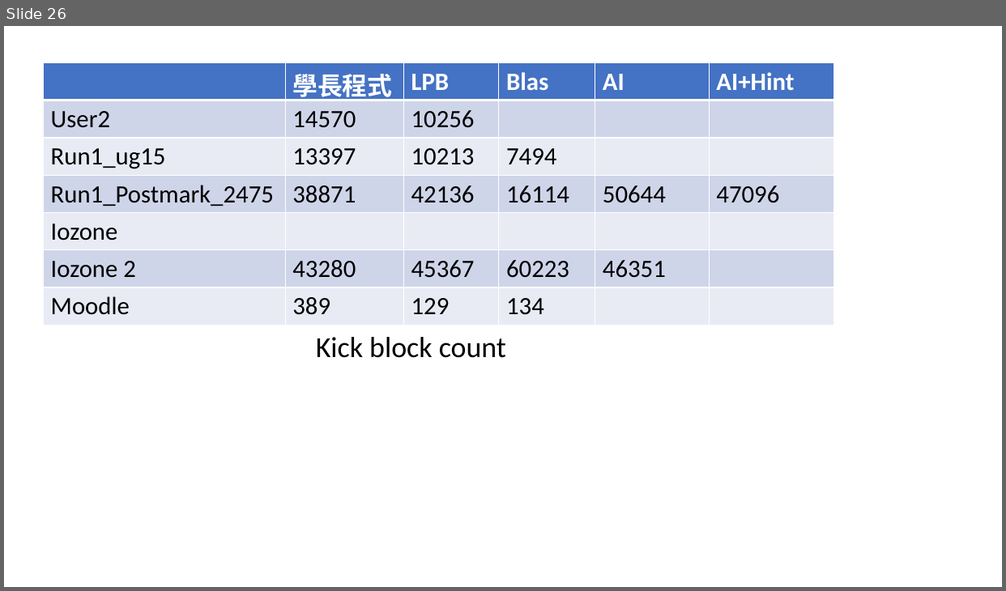
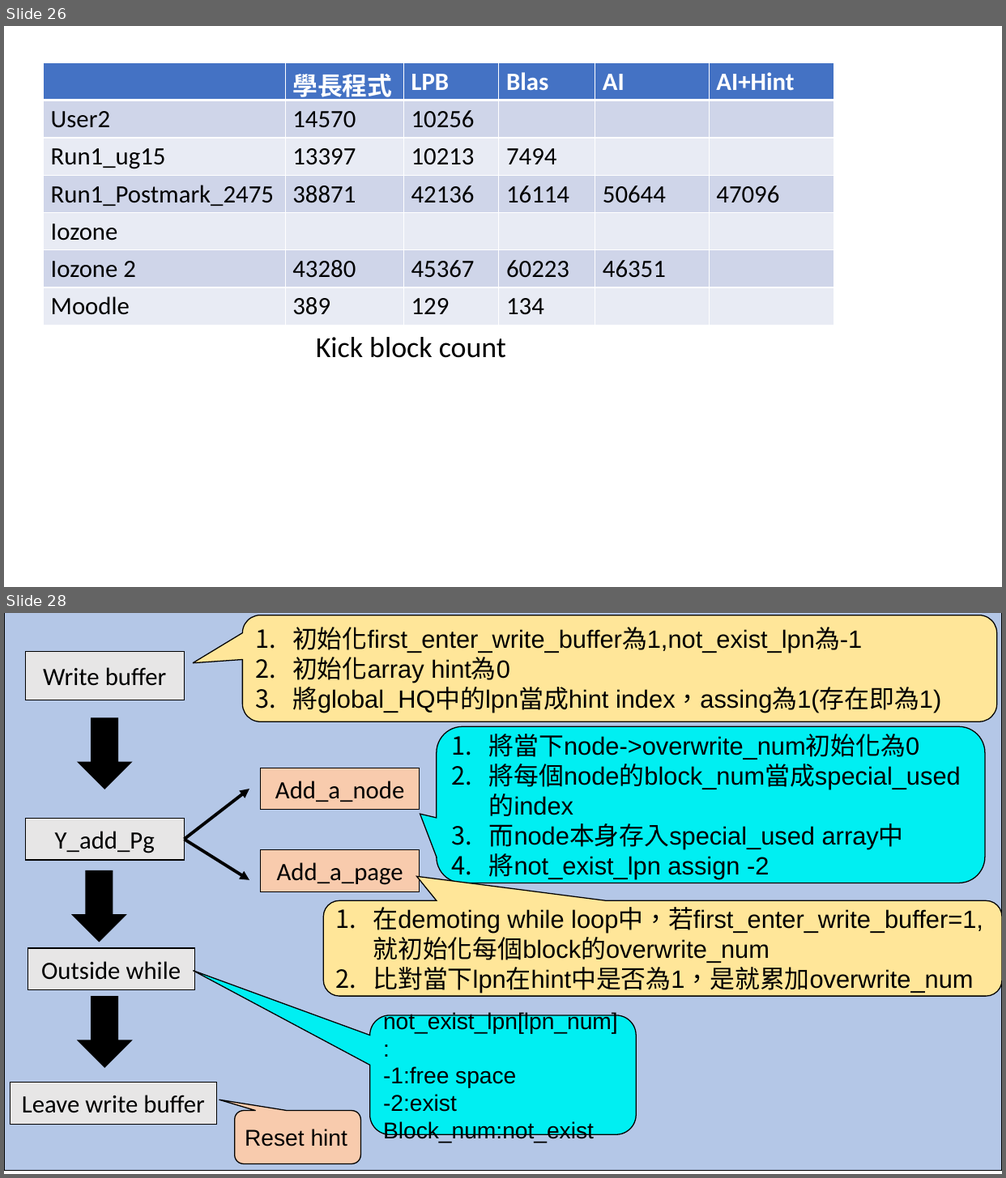
Before and after one commit to andrew841018/disksim_github, a slide deck: 論文相關/論文(插圖、實驗相關)/論文所需圖表.pptx. Shown one above the other, each under a label of ours: slide 26 before the commit, slides 26 and 28 after it; the slides between them are not shown. The pictures are 1006x591 and 1006x1178 pixels, drawn with LibreOffice and Linux fonts; fonts in the diff are those of the drawing. Boxes give left, top, right and bottom in pixels: in the first picture for what was removed or moved away, otherwise in the second. Text is boxed around its words. In the diff, an @@ line names an element or a change of style, - is before the commit and + after.

```diff
--- a/論文相關/論文(插圖、實驗相關)/論文所需圖表.pptx
+++ b/論文相關/論文(插圖、實驗相關)/論文所需圖表.pptx
@@ slide 28 added at (4,613,1002,1174), background #FFFFFF @@
@@ rectangle added at (4,613,1002,1171), fill #B4C7E7, outline #000000 1 pt @@
@@ rounded speech box added at (243,615,997,722), fill #FFE699, outline #000000 1 pt, 24 pt, text #000000 @@
+1. 初始化first_enter_write_buffer為1,not_exist_lpn為-1
+2. 初始化array hint為0
+3. 將global_HQ中的lpn當成hint index，assing為1(存在即為1)
@@ rectangle added at (25,651,184,700), fill #E7E6E6, outline #000000 1 pt, 24 pt, text #000000 @@
+Write buffer
@@ down arrow added at (78,718,131,789), fill #000000, outline #000000 1 pt @@
@@ rounded speech box added at (437,726,986,884), fill #00EFF2, outline #000000 1 pt, 24 pt, text #000000 @@
+1. 將當下node->overwrite_num初始化為0
+2. 將每個node的block_num當成special_used的index
+3. 而node本身存入special_used array中
+4. 將not_exist_lpn assign -2
@@ rectangle added at (261,768,420,810), fill #F8CBAD, outline #000000 1 pt, 24 pt, text #000000 @@
+Add_a_node
@@ arrow added from (185, 839) to (249, 789), #000000 3 pt @@
@@ rectangle added at (25,818,184,860), fill #E7E6E6, outline #000000 1 pt, 24 pt, text #000000 @@
+Y_add_Pg
@@ arrow added from (185, 839) to (249, 880), #000000 3 pt @@
@@ rectangle added at (261,850,420,892), fill #F8CBAD, outline #000000 1 pt, 24 pt, text #000000 @@
+Add_a_page
@@ down arrow added at (73,871,126,942), fill #000000, outline #000000 1 pt @@
@@ rounded speech box added at (324,901,1002,996), fill #FFE699, outline #000000 1 pt, 24 pt, text #000000 @@
+1. 在demoting while loop中，若first_enter_write_buffer=1,就初始化每個block的overwrite_num
+2. 比對當下lpn在hint中是否為1，是就累加overwrite_num
@@ rectangle added at (28,948,195,990), fill #E7E6E6, outline #000000 1 pt, 24 pt, text #000000 @@
+Outside while
@@ down arrow added at (78,997,131,1067), fill #000000, outline #000000 1 pt @@
@@ rounded speech box added at (370,1016,637,1135), fill #00EFF2, outline #000000 1 pt, 22 pt, text #000000 @@
+not_exist_lpn[lpn_num]:
+-1:free space
+-2:exist
+Block_num:not_exist
@@ rectangle added at (10,1082,216,1124), fill #E7E6E6, outline #000000 1 pt, 24 pt, text #000000 @@
+Leave write buffer
@@ rounded speech box added at (235,1111,361,1164), fill #F8CBAD, outline #000000 1 pt, 22 pt, text #000000 @@
+Reset hint
```
Also in this commit, not shown: 3 slides changed, 10 other files.
